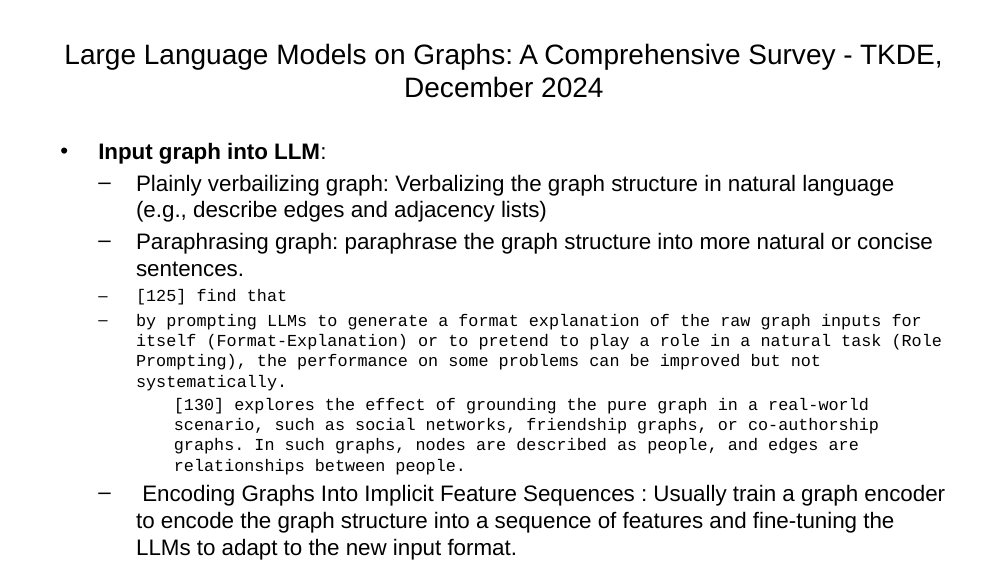
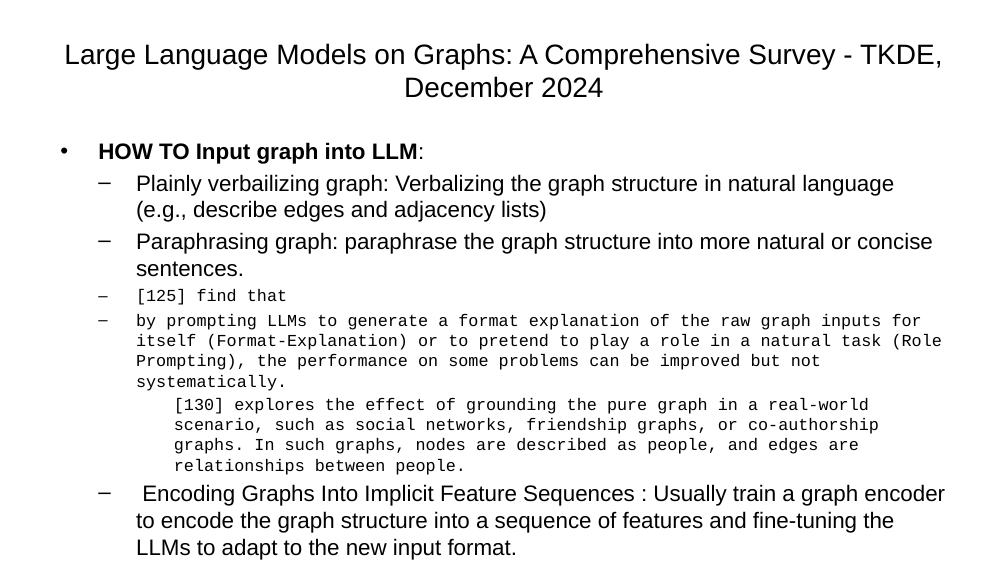
Before and after one commit to ManuelePasini/slides-markdown, a slide deck: slide 4 of graph_llm.pptx. Drawn at 1008x567 pixels with LibreOffice and Linux fonts; fonts in the diff are those of the drawing. Boxes give left, top, right and bottom in pixels: in the first picture for what was removed or moved away, otherwise in the second. Text is boxed around its words. In the diff, an @@ line names an element or a change of style, - is before the commit and + after.

```diff
--- a/graph_llm.pptx
+++ b/graph_llm.pptx
@@ text at box(98, 142, 425, 164): text changed @@
-• Input graph into LLM:
+• HOW TO Input graph into LLM:
```
Also in this commit, not shown: 2 other slides changed, 5 other files.
